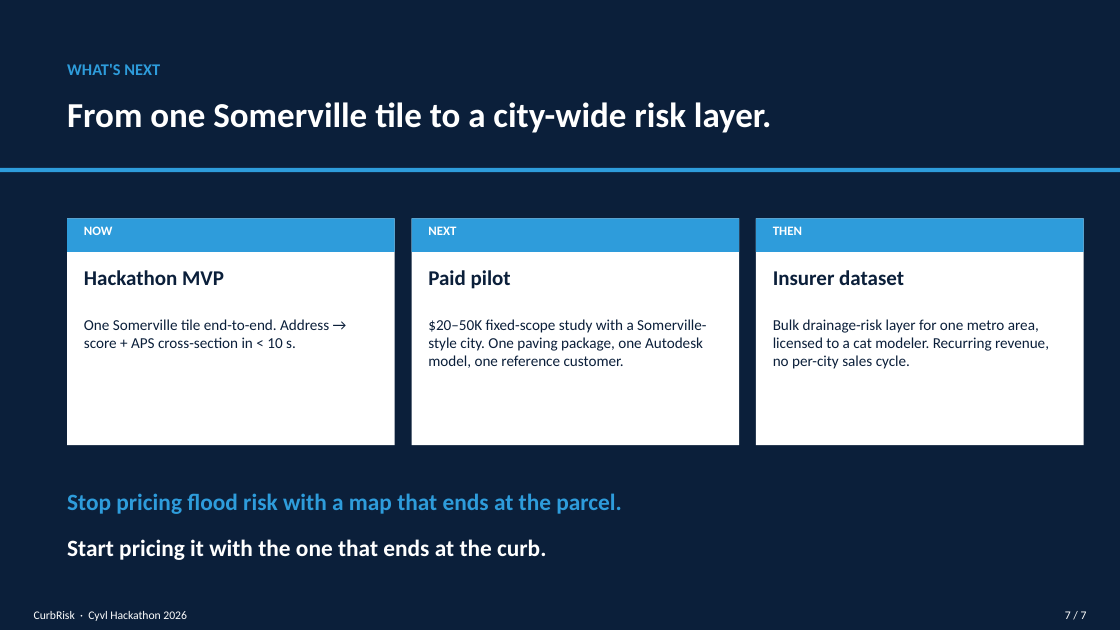
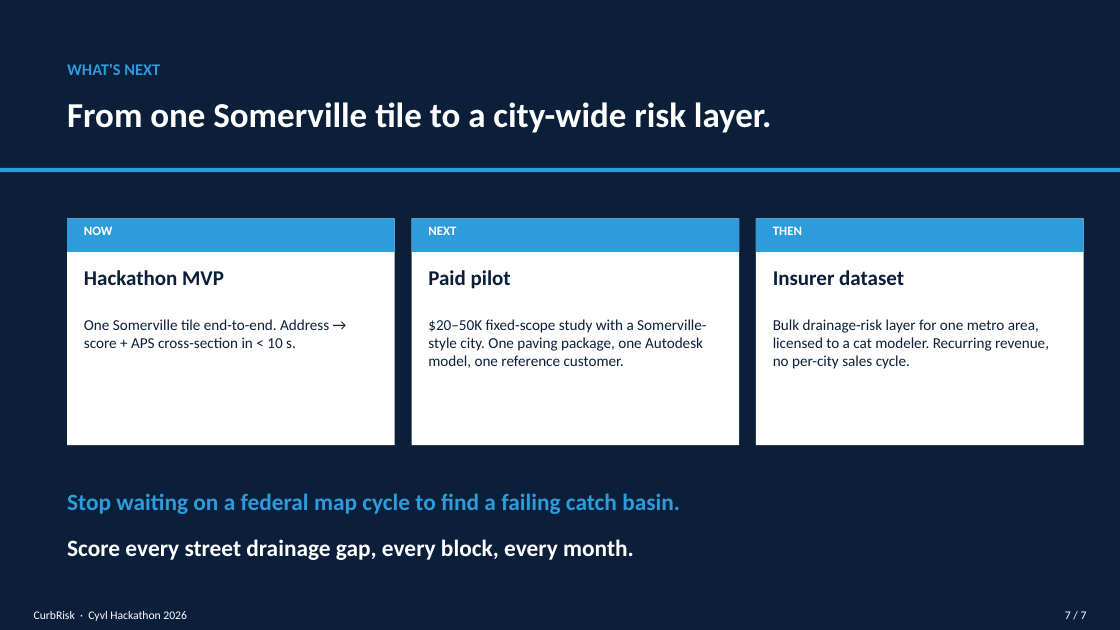
Before and after one commit to H-TejadaDeras/cyvl-hackathon-entry-2026, a slide deck: slide 7 of presentation/CurbRisk_Pitch.pptx. Drawn at 1120x630 pixels with LibreOffice and Linux fonts; fonts in the diff are those of the drawing. Boxes give left, top, right and bottom in pixels: in the first picture for what was removed or moved away, otherwise in the second. Text is boxed around its words. In the diff, an @@ line names an element or a change of style, - is before the commit and + after.

```diff
--- a/presentation/CurbRisk_Pitch.pptx
+++ b/presentation/CurbRisk_Pitch.pptx
@@ text at (x1=67, y1=493, x2=680, y2=514): text changed @@
-Stop pricing flood risk with a map that ends at the parcel.
+Stop waiting on a federal map cycle to find a failing catch basin.
@@ text at (x1=67, y1=539, x2=634, y2=560): text changed @@
-Start pricing it with the one that ends at the curb.
+Score every street drainage gap, every block, every month.
```
Also in this commit, not shown: 4 other slides changed, 2 other files.
